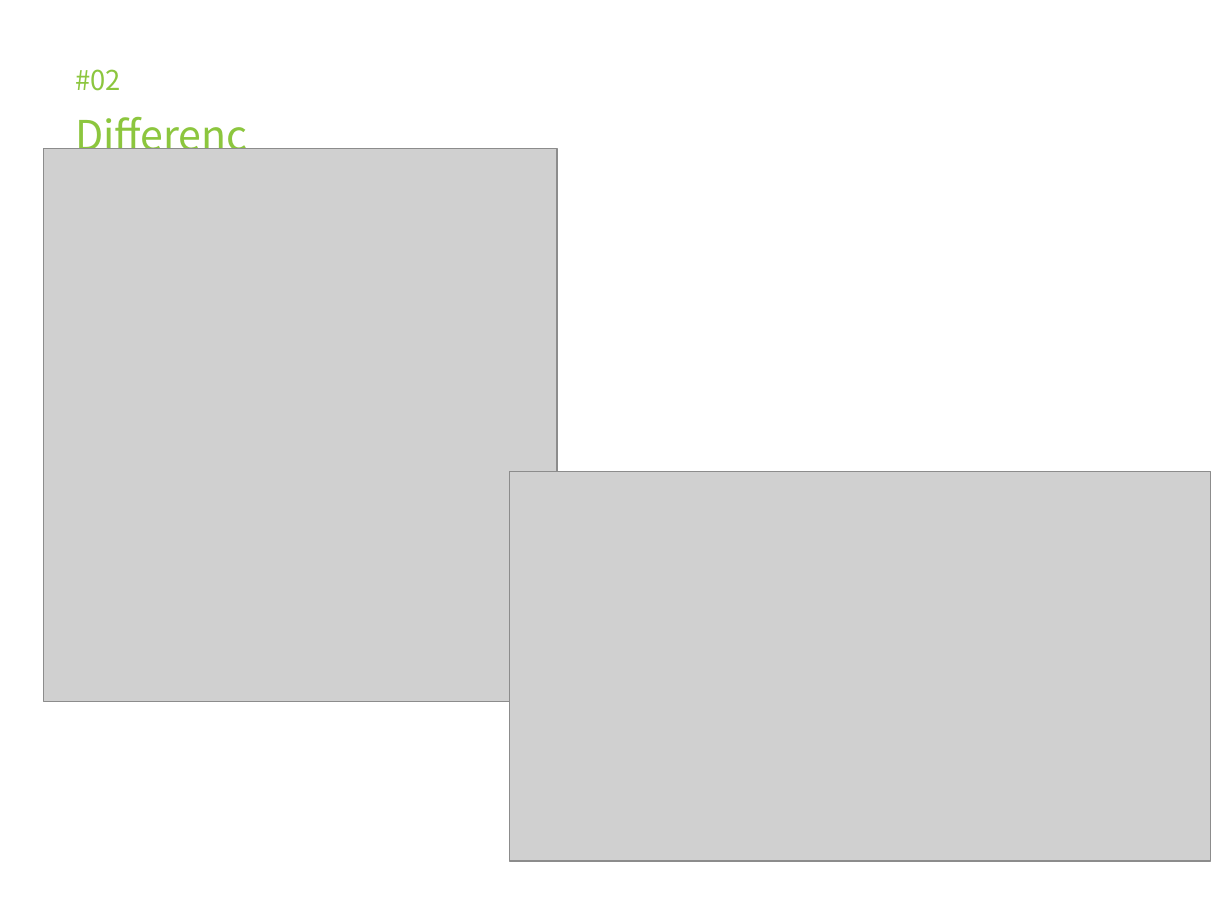
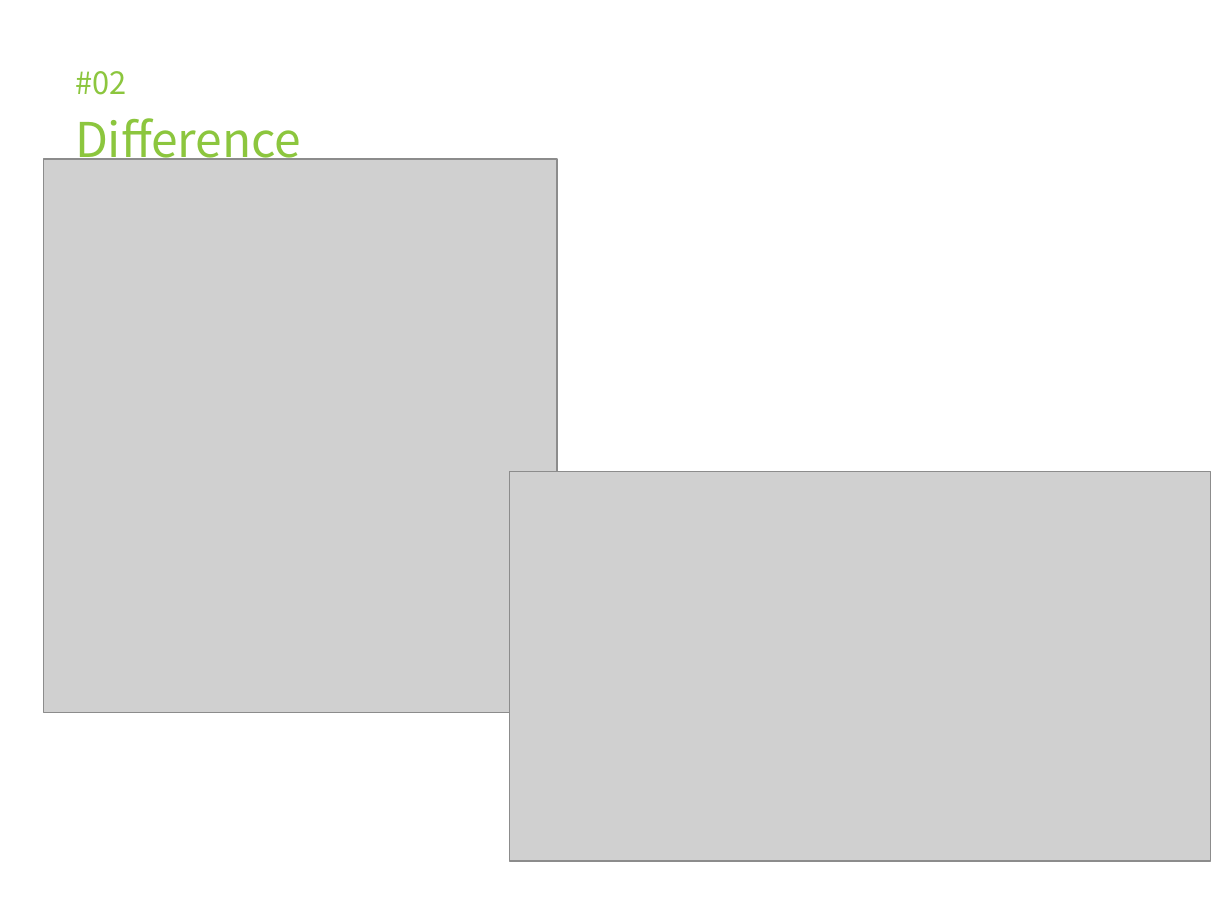
Before and after one commit to headring/Sleeptionary, a slide deck: slide 10 of Meeting log/최종발표(K).pptx. Drawn at 1232x924 pixels with LibreOffice and Linux fonts; fonts in the diff are those of the drawing; grey boxes stand for pictures. Boxes give left, top, right and bottom in pixels: in the first picture for what was removed or moved away, otherwise in the second. Text is boxed around its words. In the diff, an @@ line names an element or a change of style, - is before the commit and + after.

```diff
--- a/Meeting log/최종발표(K).pptx
+++ b/Meeting log/최종발표(K).pptx
@@ text "#02" at [75,71,126,95]: size 16 to 18 pt @@
@@ text "Difference" at [75,118,301,168]: size 24 to 28 pt, font Noto Sans CJK SC to Noto Sans CJK KR @@
@@ picture: place and size @@
-picture at [43,149,557,702]
+picture at [43,159,557,712]
```
Also in this commit, not shown: 13 other slides changed.
